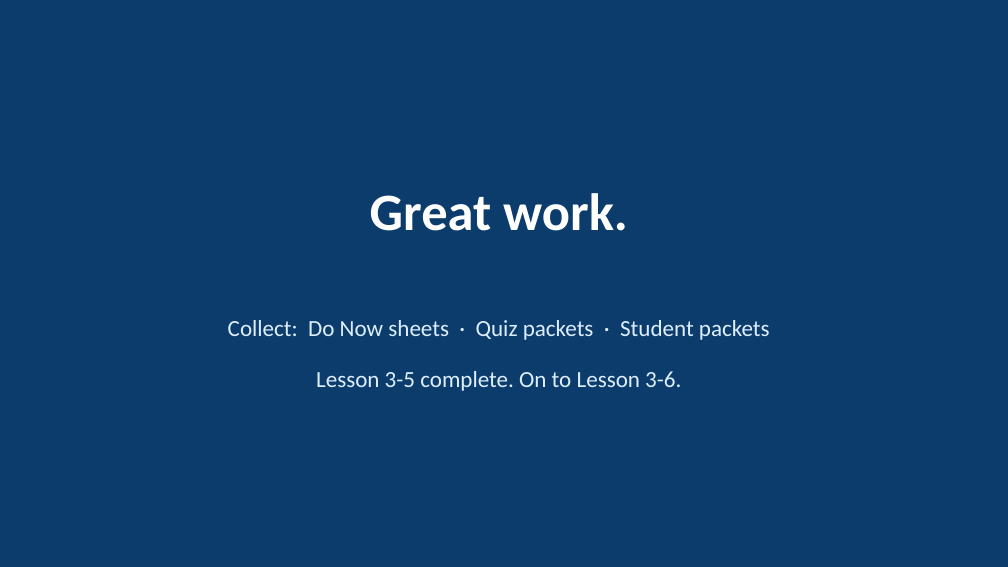
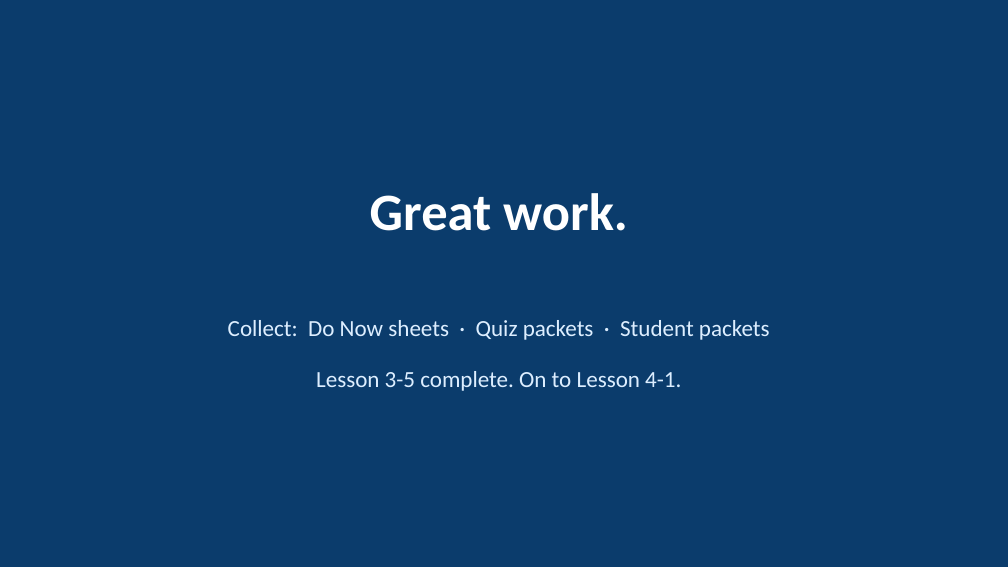
Before and after one commit to robjohncolson/Lesson_planning, a slide deck: slide 7 of Day_8_Slides.pptx. Drawn at 1008x567 pixels with LibreOffice and Linux fonts; fonts in the diff are those of the drawing. Boxes give left, top, right and bottom in pixels: in the first picture for what was removed or moved away, otherwise in the second. Text is boxed around its words. In the diff, an @@ line names an element or a change of style, - is before the commit and + after.

```diff
--- a/Day_8_Slides.pptx
+++ b/Day_8_Slides.pptx
@@ text at (316, 371, 681, 391): text changed @@
-Lesson 3-5 complete. On to Lesson 3-6.
+Lesson 3-5 complete. On to Lesson 4-1.
```
Also in this commit, not shown: 26 other files.
